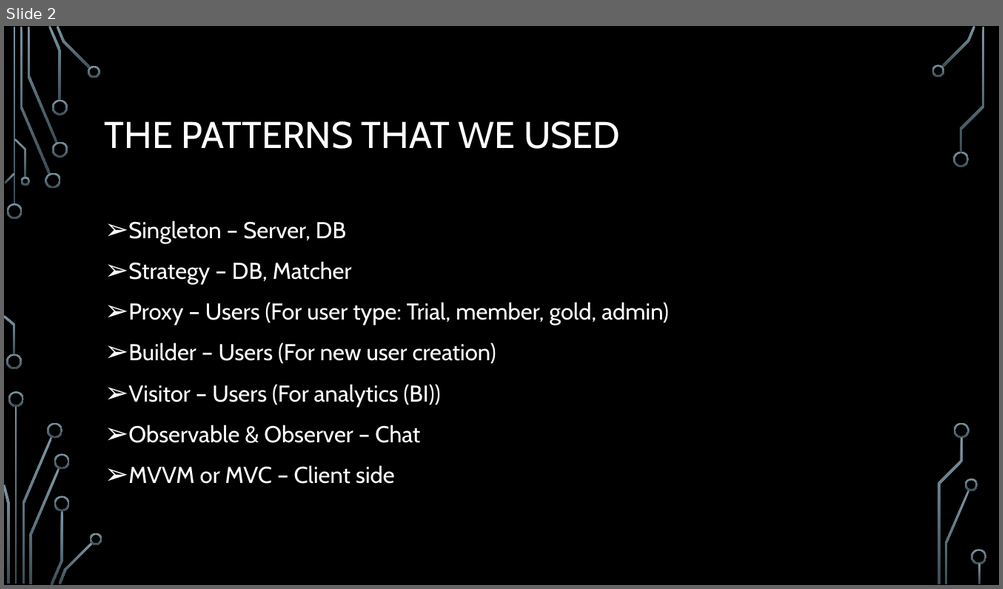
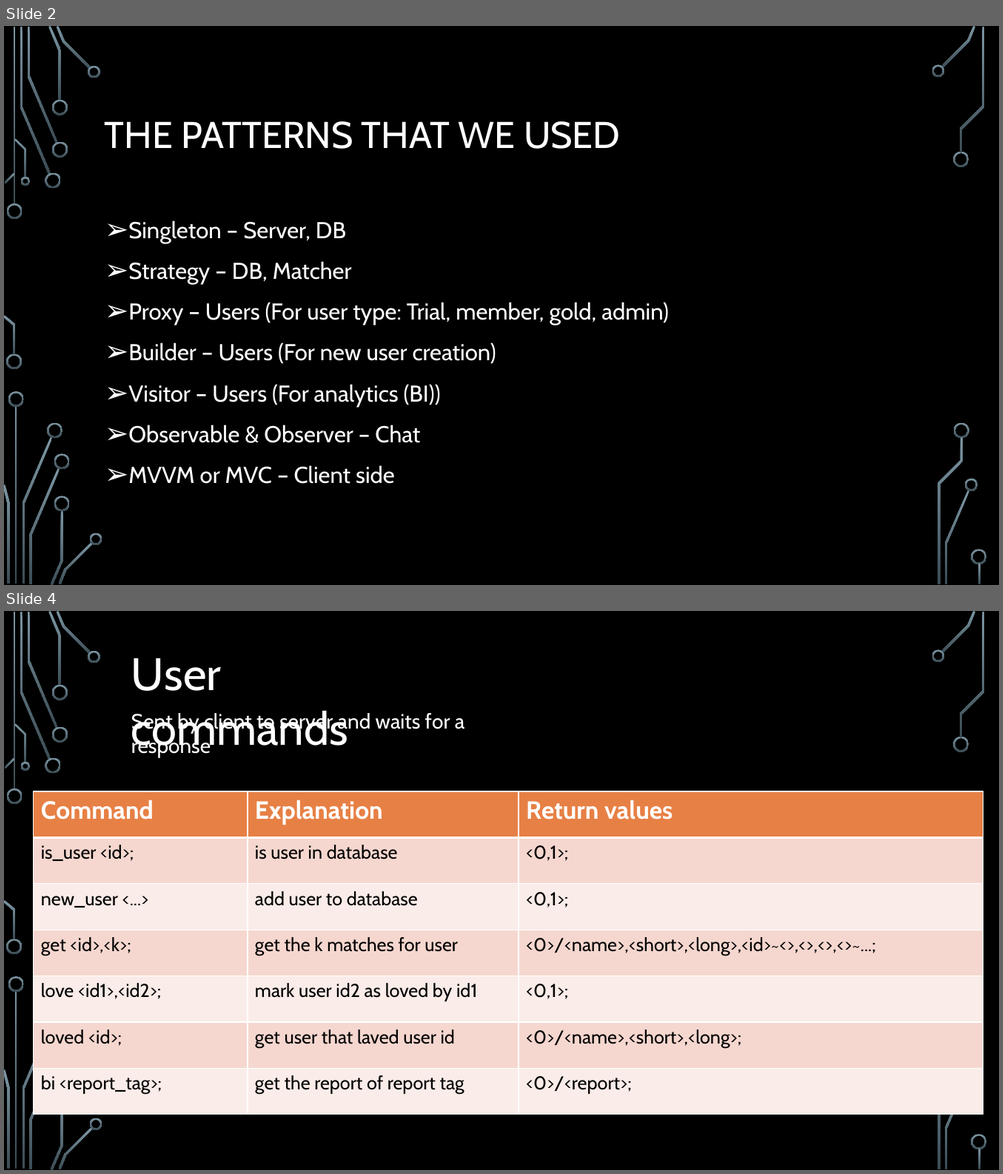
Before and after one commit to Meniakk/MatchApp, a slide deck: Match-app.pptm. Shown one above the other, each under a label of ours: slide 2 before the commit, slides 2 and 4 after it; the slides between them are not shown. The pictures are 1003x589 and 1003x1174 pixels, drawn with LibreOffice and Linux fonts; fonts in the diff are those of the drawing; background and template pictures are left out. Boxes give left, top, right and bottom in pixels: in the first picture for what was removed or moved away, otherwise in the second. Text is boxed around its words. In the diff, an @@ line names an element or a change of style, - is before the commit and + after.

Commit message:
Added isUserExist function to Server

```diff
--- a/Match-app.pptm
+++ b/Match-app.pptm
@@ slide 4 added at [4, 611, 999, 1170], background picture (left out); not listed: 36 template elements that a slide beside it also shows @@
@@ text added at [131, 658, 348, 755], 44 pt, text #FFFFFF @@
+User commands
@@ text added at [131, 711, 464, 733], 20 pt, text #FFFFFF @@
+Sent by client to server and waits for a response
@@ table added at [33, 792, 982, 1115], 7 rows, 3 columns @@
+Command | Explanation | Return values
+is_user <id>; | is user in database | <0,1>;
+new_user <...> | add user to database | <0,1>;
+get <id>,<k>; | get the k matches for user | <0>/<name>,<short>,<long>,<id>~<>,<>,<>,<>~...;
+love <id1>,<id2>; | mark user id2 as loved by id1 | <0,1>;
+loved <id>; | get user that laved user id | <0>/<name>,<short>,<long>;
+bi <report_tag>; | get the report of report tag | <0>/<report>;
```
Also in this commit, not shown: 1 slide changed, 1 slide removed, 5 other files.
